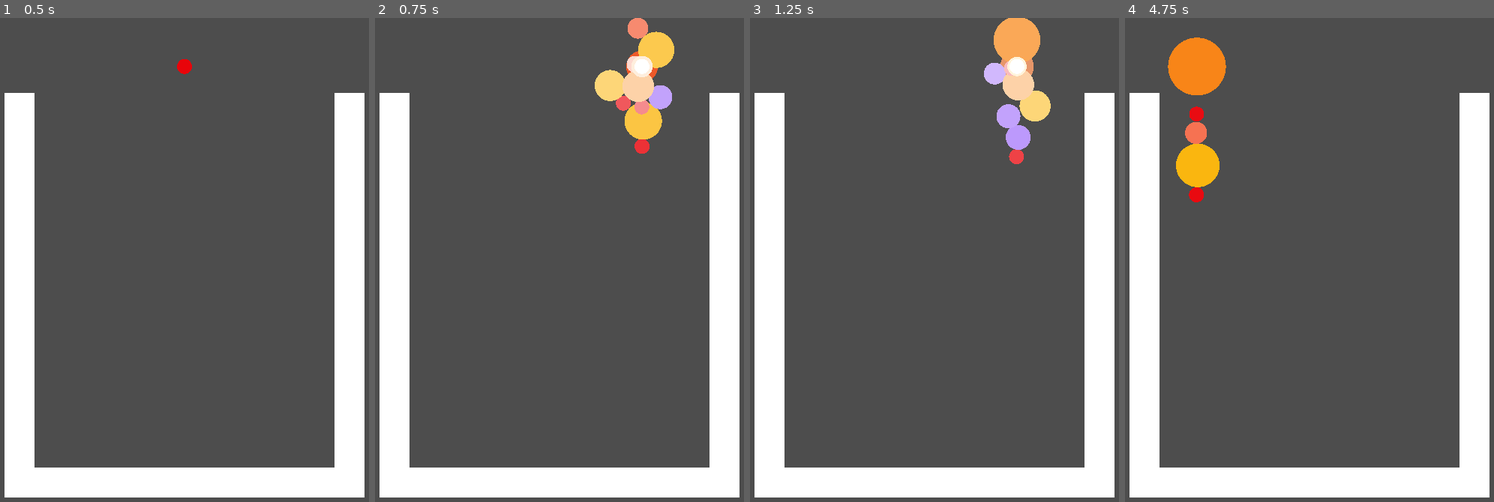
Above: before the commit, frames 1-4 (left to right).
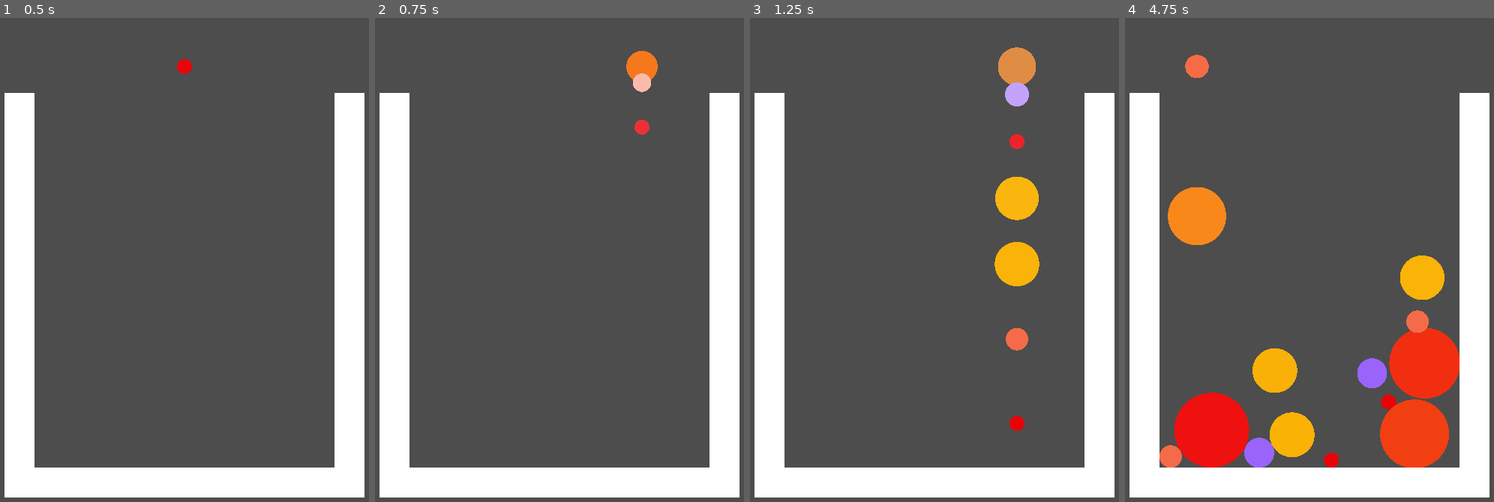
Above: after the commit, the same moments.

Repository: jamchen/melon_game
Game: Godot game, scene res://main.tscn
The game is run twice, just before and just after one commit, with the same random seed, the same clock (stepped at 60 frames per second) and the same inputs.
Inputs (mouse positions are in pixels of both pictures, inside the frame that each line leads up to):
- Up to frame 1 (0.5 s): no input
- Up to frame 2 (0.75 s): tap Enter at 0.5 s; move the mouse to (640, 235) at 0.52 s; hold I from 0.53 s (still down); click (640, 235) at 0.67 s
- Up to frame 3 (1.25 s): keep holding I
- Up to frame 4 (4.75 s): move the mouse to (1235, 284) at 1.27 s; release I at 1.28 s; tap I at 1.35, 2.85, 4.35 s; click (1235, 284) at 1.42 s; move the mouse to (1346, 153) at 2.02 s; hold I 2.03-2.78 s; click (1346, 153) at 2.17 s; move the mouse to (1291, 356) at 2.77 s; click (1291, 356) at 2.92 s; move the mouse to (1420, 332) at 3.52 s; hold I 3.53-4.28 s; click (1420, 332) at 3.67 s; move the mouse to (1198, 187) at 4.27 s; click (1198, 187) at 4.42 s

Frame 1 is identical in both runs. In frame 2, 2.7% of the frame differs, in the area x 59-82%, y 0-29%; in frame 3, 4.9%; in frame 4, 15%, in the area x 9-91%, y 4-93%.

Commit message:
Better kill plane logic

Diff:
--- a/dropper.gd
+++ b/dropper.gd
@@ -14,7 +14,7 @@
 	$"..".add_child(fruit)
 	fruit.global_position = cursor.global_position
 	fruit.level = level
-	fruit.linear_velocity.y = 200.0
+	fruit.linear_velocity.y = 400.0
 	fruit.angular_velocity = randf_range(-1, 1)
 	level = randi_range(1, 5)
 	cooldown = 0.2
@@ -31,7 +31,7 @@
 
 	cursor.modulate = lerp(cursor.modulate, Fruit.get_color(level), t)
 
-	if Input.is_key_pressed(KEY_I):
+	if Input.is_key_pressed(KEY_I) and cooldown < 0.1:
 		make_fruit()
 
 func _input(event):
--- a/fruit.gd
+++ b/fruit.gd
@@ -8,7 +8,7 @@
 @onready var mesh := $MeshInstance2D
 @onready var collider := $CollisionShape2D
 var absorber : Fruit
-var lifetime := 0.0
+var in_game := false
 
 @export var colors : Array[Color]
 
@@ -58,8 +58,6 @@
 	mesh.global_position = global_position
 
 func _process(delta: float):
-	lifetime += delta
-
 	var t := 1.0 - pow(0.0001, delta)
 	mesh.modulate = lerp(mesh.modulate, get_color(level), t)
 	current_mass = get_target_mass(level)
@@ -84,6 +82,7 @@
 		cooldown = 0
 
 	for node in get_colliding_bodies():
+		in_game = true
 		if not node is Fruit or node.level != level or node.is_queued_for_deletion():
 			continue
 		if node.absorber:
--- a/kill_plane.gd
+++ b/kill_plane.gd
@@ -9,10 +9,10 @@
 # Called every frame. 'delta' is the elapsed time since the previous frame.
 func _process(delta):
 	for body in get_overlapping_bodies():
-		if body is Fruit and not body.freeze and body.lifetime > 0.2:
+		if body is Fruit and not body.freeze and body.in_game:
 			get_tree().reload_current_scene()
 
 
 func _on_body_entered(body):
-	if body is Fruit and not body.freeze and body.lifetime > 0.2:
+	if body is Fruit and not body.freeze and body.in_game:
 		get_tree().reload_current_scene()
